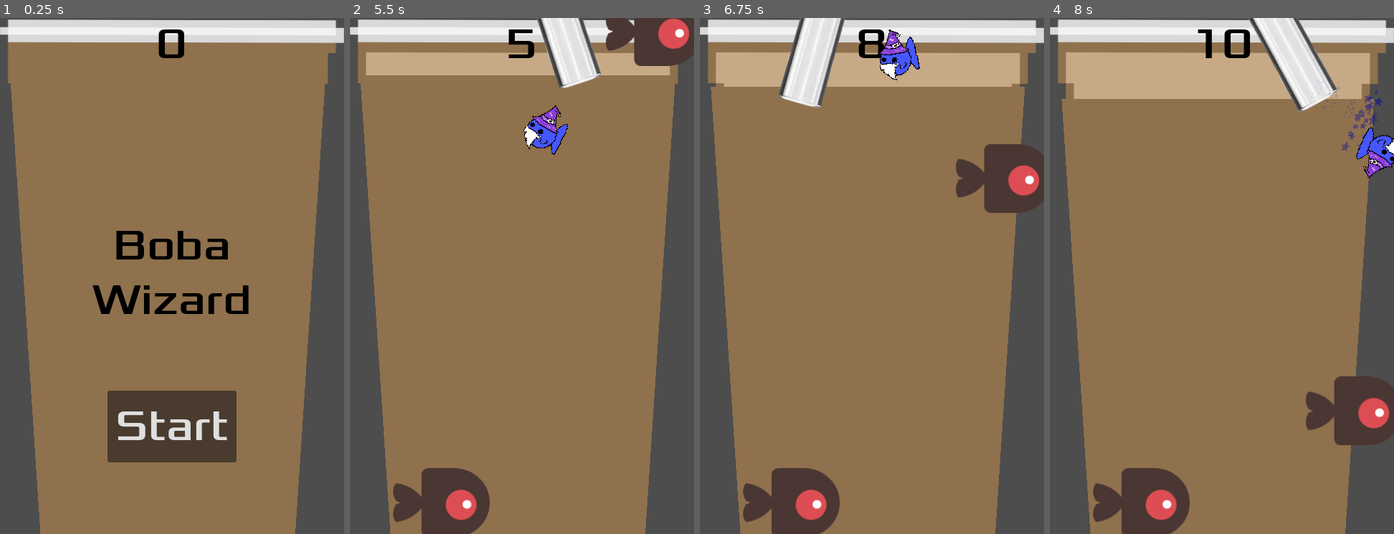
Above: before the commit, frames 1-4 (left to right).
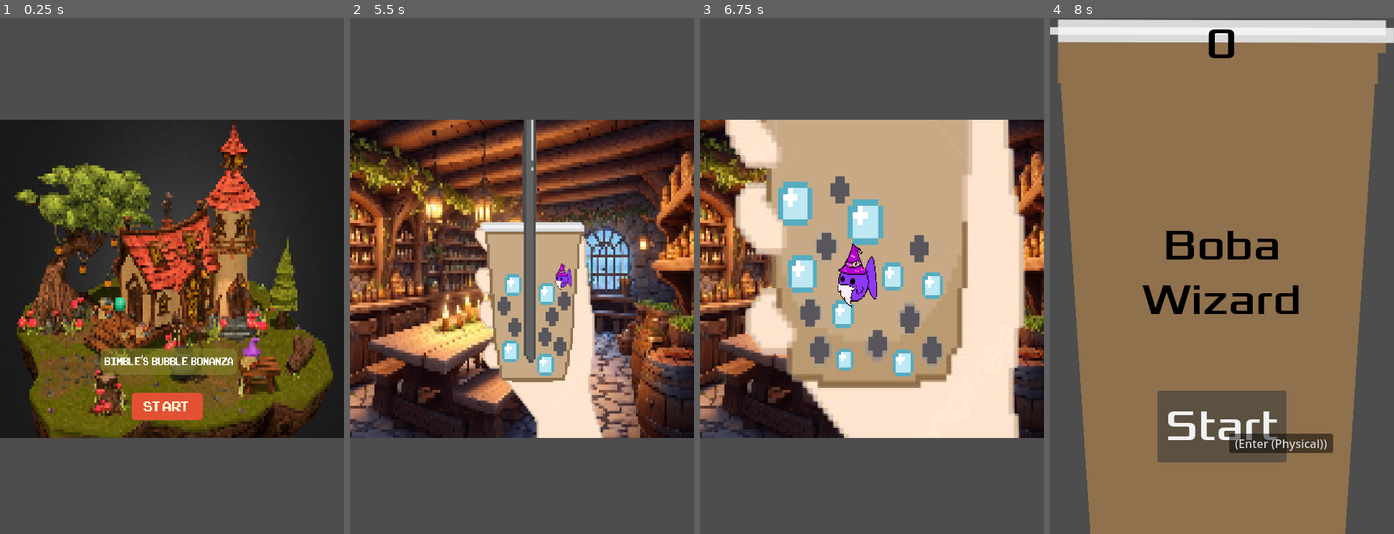
Above: after the commit, the same moments.

Repository: PaulThomasRowe/boba-tea-wizardry
Game: Godot game, scene res://IntroCutscene/IntroScene1.tscn
The game is run twice, just before and just after one commit, with the same random seed, the same clock (stepped at 60 frames per second) and the same inputs. Before the commit the project starts from res://main.tscn. Sound files missing from this copy of the repository are replaced by a short silence.
Inputs (mouse positions are in pixels of both pictures, inside the frame that each line leads up to):
- Up to frame 1 (0.25 s): no input
- Up to frame 2 (5.5 s): click (522, 425) at 0.5 s, where only the run before the commit has a clickable "Start"; tap Enter (start_game) at 1.25, 2.1, 3.8, 5.1 s; hold D (move_right) 1.28-2.03 s; hold Enter (start_game) 1.28-2.03 s; hold S (move_down) 2.03-2.78 s; hold D (move_right) 2.78-3.53 s; hold Enter (start_game) 2.78-3.53 s; tap F (test_immunity) at 2.85 s; hold W (move_up) 3.53-4.28 s; tap G (test_speed) at 3.6 s; hold Enter (start_game) 4.28-5.03 s; hold A (move_left) from 4.28 s (still down)
- Up to frame 3 (6.75 s): release A (move_left) at 5.78 s; hold S (move_down) 5.78-6.53 s; hold Enter (start_game) 5.78-6.53 s; tap F (test_immunity) at 5.85 s; hold D (move_right) from 6.53 s (still down); tap G (test_speed) at 6.6 s
- Up to frame 4 (8 s): tap Enter (start_game) at 6.8 s; release D (move_right) at 7.28 s; hold W (move_up) from 7.28 s (still down); hold Enter (start_game) from 7.28 s (still down)

The runs differ from the first frame. In frame 1, 93% of the frame differs, in the area x 0-100%, y 0-100%; in frame 2, 92%; in frame 3, 92%; in frame 4, 23%.

Commit message:
issue #51: Adds all assets for intro scene and allows you to progress

Diff:
--- /dev/null
+++ b/IntroCutscene/IntroScene1.tscn
@@ -0,0 +1,89 @@
+[gd_scene load_steps=15 format=3 uid="uid://c4ubeglymqyfk"]
+
+[ext_resource type="Script" path="res://IntroCutscene/IntroSceneAdvancement.gd" id="1_x5pke"]
+[ext_resource type="Texture2D" uid="uid://vtqhcfrfqldk" path="res://IntroCutscene/Cut scene 1.png" id="1_xlq3u"]
+[ext_resource type="Texture2D" uid="uid://cbwlqqis6hfao" path="res://IntroCutscene/Title_bounce.png" id="2_omyhf"]
+[ext_resource type="Texture2D" uid="uid://0kn3jimfhvem" path="res://IntroCutscene/Cut scene 2.png" id="3_elfdb"]
+[ext_resource type="Texture2D" uid="uid://owa5ljjoknjn" path="res://IntroCutscene/Menu Screen.png" id="3_xgt7h"]
+[ext_resource type="Script" path="res://IntroCutscene/Start_Bounce.gd" id="4_32fn6"]
+[ext_resource type="Texture2D" uid="uid://ccygtfykbkgp6" path="res://IntroCutscene/Start.png" id="4_g56a2"]
+[ext_resource type="Texture2D" uid="uid://bcfhu1k267avk" path="res://IntroCutscene/Cut scene 3.png" id="4_tuetg"]
+[ext_resource type="Texture2D" uid="uid://qs6xn04nhycl" path="res://IntroCutscene/Cut scene 4.png" id="5_mj17a"]
+[ext_resource type="Texture2D" uid="uid://b6idlmckil15d" path="res://IntroCutscene/Cut scene 5.png" id="6_jp8it"]
+[ext_resource type="Texture2D" uid="uid://bygdn0a04uy55" path="res://IntroCutscene/Cut scene 6.png" id="7_qntvi"]
+[ext_resource type="Texture2D" uid="uid://bwxx6iyh25w2g" path="res://IntroCutscene/Cut scene 7.png" id="8_i6df8"]
+[ext_resource type="Texture2D" uid="uid://d8vylyhubk7i" path="res://IntroCutscene/Cut scene 8.png" id="9_ib2e2"]
+[ext_resource type="Texture2D" uid="uid://bv68pjkg0kihf" path="res://IntroCutscene/Cut scene 9.png" id="10_0rfeq"]
+
+[node name="IntroScene1" type="Node2D"]
+script = ExtResource("1_x5pke")
+
+[node name="MainMenu" type="Sprite2D" parent="."]
+position = Vector2(242.5, 363.875)
+scale = Vector2(0.337, 0.434)
+texture = ExtResource("3_xgt7h")
+
+[node name="Start" type="Sprite2D" parent="MainMenu"]
+position = Vector2(-27.0771, 440.092)
+scale = Vector2(1.01555, 0.889257)
+texture = ExtResource("4_g56a2")
+script = ExtResource("4_32fn6")
+
+[node name="TitleBounce" type="Sprite2D" parent="MainMenu"]
+position = Vector2(-19.2879, 281.394)
+scale = Vector2(0.65275, 0.717395)
+texture = ExtResource("2_omyhf")
+
+[node name="CutScene1" type="Sprite2D" parent="."]
+visible = false
+position = Vector2(242.5, 363.875)
+scale = Vector2(0.337, 0.434)
+texture = ExtResource("1_xlq3u")
+
+[node name="CutScene2" type="Sprite2D" parent="."]
+visible = false
+position = Vector2(242.5, 363.875)
+scale = Vector2(0.337, 0.434)
+texture = ExtResource("3_elfdb")
+
+[node name="CutScene3" type="Sprite2D" parent="."]
+visible = false
+position = Vector2(242.5, 363.875)
+scale = Vector2(0.337, 0.434)
+texture = ExtResource("4_tuetg")
+
+[node name="CutScene4" type="Sprite2D" parent="."]
+visible = false
+position = Vector2(242.5, 363.875)
+scale = Vector2(0.337, 0.434)
+texture = ExtResource("5_mj17a")
+
+[node name="CutScene5" type="Sprite2D" parent="."]
+visible = false
+position = Vector2(242.5, 363.875)
+scale = Vector2(0.337, 0.434)
+texture = ExtResource("6_jp8it")
+
+[node name="CutScene6" type="Sprite2D" parent="."]
+visible = false
+position = Vector2(242.5, 363.875)
+scale = Vector2(0.337, 0.434)
+texture = ExtResource("7_qntvi")
+
+[node name="CutScene7" type="Sprite2D" parent="."]
+visible = false
+position = Vector2(242.5, 363.875)
+scale = Vector2(0.337, 0.434)
+texture = ExtResource("8_i6df8")
+
+[node name="CutScene8" type="Sprite2D" parent="."]
+visible = false
+position = Vector2(242.5, 363.875)
+scale = Vector2(0.337, 0.434)
+texture = ExtResource("9_ib2e2")
+
+[node name="CutScene9" type="Sprite2D" parent="."]
+visible = false
+position = Vector2(242.5, 363.875)
+scale = Vector2(0.336806, 0.433838)
+texture = ExtResource("10_0rfeq")
--- /dev/null
+++ b/IntroCutscene/IntroSceneAdvancement.gd
@@ -0,0 +1,42 @@
+extends Node2D
+
+# Array of images (TextureRects) in the cutscene
+var images = []
+var current_image_index = 0
+
+func _ready():
+	# Gather all TextureRect nodes into the images array
+	for child in get_children():
+		if child is Sprite2D:
+			images.append(child)
+			child.visible = false  # Hide all images initially
+
+
+	# Show the first image
+	if images.size() > 0:
+		images[0].visible = true
+
+func _input(event):
+	if event.is_action_pressed("start_game"):  # Default "Space" is mapped to "ui_accept"
+		advance_cutscene()
+
+func advance_cutscene():
+	# Hide the current image
+	if current_image_index < images.size():
+		images[current_image_index].visible = false
+
+	# Move to the next image
+	current_image_index += 1
+
+	# If there are more images, show the next one
+	if current_image_index < images.size():
+		print("advancing to image " + str(current_image_index) + " out of " + str(images.size()))
+		images[current_image_index].visible = true
+	else:
+		# End of the cutscene, optionally do something
+		print("Cutscene finished!")
+		load_main_scene()
+
+func load_main_scene():
+	# Use SceneTree.change_scene() to switch scenes
+	get_tree().change_scene_to_file("res://main.tscn")
--- /dev/null
+++ b/IntroCutscene/Start_Bounce.gd
@@ -0,0 +1,21 @@
+extends Sprite2D
+
+var base_position = self.position.y
+var move_up = false # if this is false it will begin moving down and true it will move up
+
+# Called when the node enters the scene tree for the first time.
+func _ready() -> void:
+	move_up_and_down()
+
+func move_up_and_down():
+	while true:
+		await get_tree().create_timer(0.05).timeout
+		if move_up:
+			self.position.y += 1
+		else:
+			self.position.y -= 1
+
+		if (self.position.y > base_position + 10):
+			move_up = false
+		elif (self.position.y < base_position - 10):
+			move_up = true
--- a/project.godot
+++ b/project.godot
@@ -18,7 +18,7 @@
 tutorial in the documentation. For more details, consider
 following the tutorial in the documentation."
 config/tags=PackedStringArray("2d", "demo", "official")
-run/main_scene="res://main.tscn"
+run/main_scene="res://IntroCutscene/IntroScene1.tscn"
 config/features=PackedStringArray("4.3")
 config/icon="res://icon.webp"
 
Binary file added: IntroCutscene/Cut scene 1.png
Not shown, added: IntroCutscene/Cut scene 1.png.import
Binary file added: IntroCutscene/Cut scene 2.png
Not shown, added: IntroCutscene/Cut scene 2.png.import
Binary file added: IntroCutscene/Cut scene 3.png
Not shown, changed: IntroCutscene/Cut scene 3.png.import
Binary file added: IntroCutscene/Cut scene 4.png
Not shown, added: IntroCutscene/Cut scene 4.png.import
Binary file added: IntroCutscene/Cut scene 5.png
Not shown, added: IntroCutscene/Cut scene 5.png.import
Binary file added: IntroCutscene/Cut scene 6.png
Not shown, added: IntroCutscene/Cut scene 6.png.import
(and 18 more such lines)
